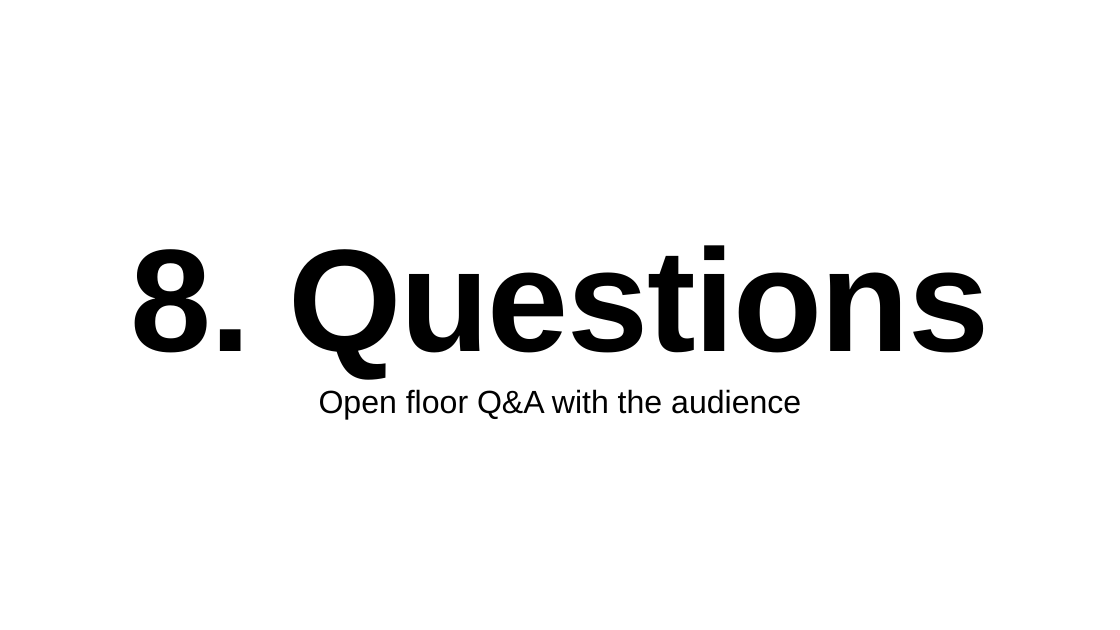
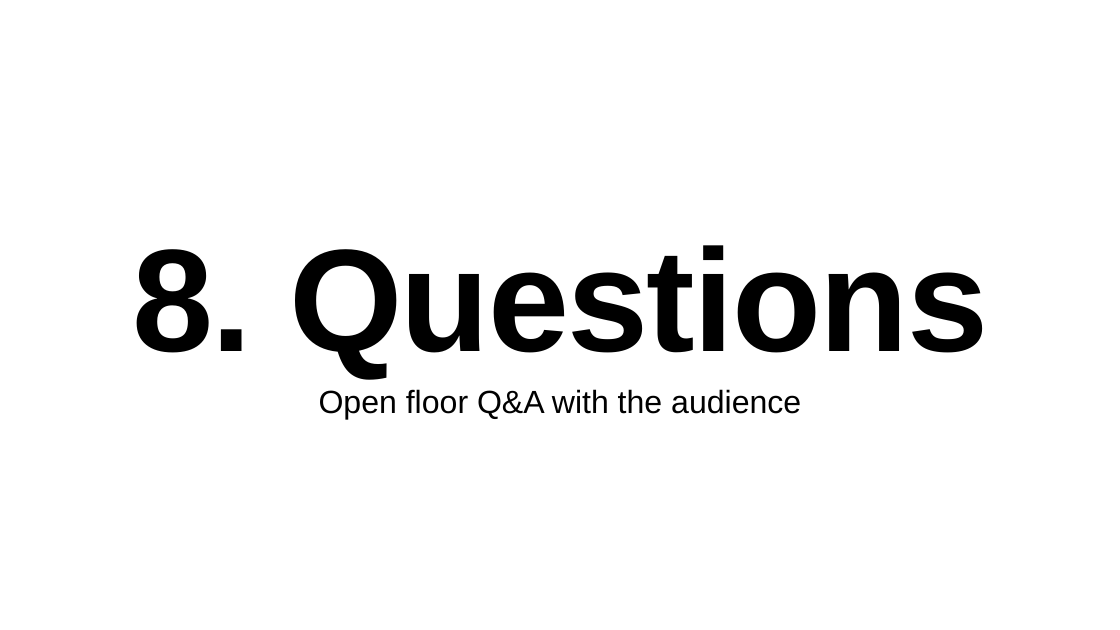
Before and after one commit to mmsaki/nft-trading-analysis, a slide deck: slide 13 of Fintech Group Presentation.pptx (slide 14 before the commit). Drawn at 1120x630 pixels with LibreOffice and Linux fonts; fonts in the diff are those of the drawing. Boxes give left, top, right and bottom in pixels: in the first picture for what was removed or moved away, otherwise in the second. Text is boxed around its words. In the diff, an @@ line names an element or a change of style, - is before the commit and + after.

```diff
--- a/Fintech Group Presentation.pptx
+++ b/Fintech Group Presentation.pptx
@@ text "8. Questions" at box(132, 245, 988, 378): letter spacing -2.5 to -3 pt @@
```
Also in this commit, not shown: 11 other slides changed, 1 slide removed.
